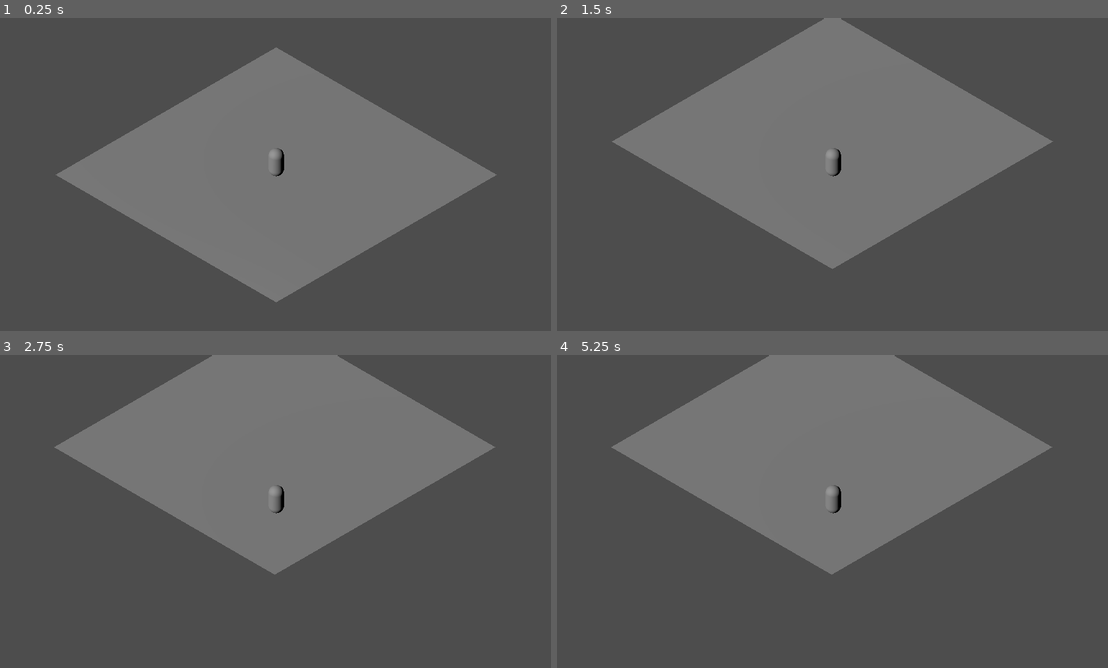
Above: before the commit, frames 1-4 (two rows, left to right).
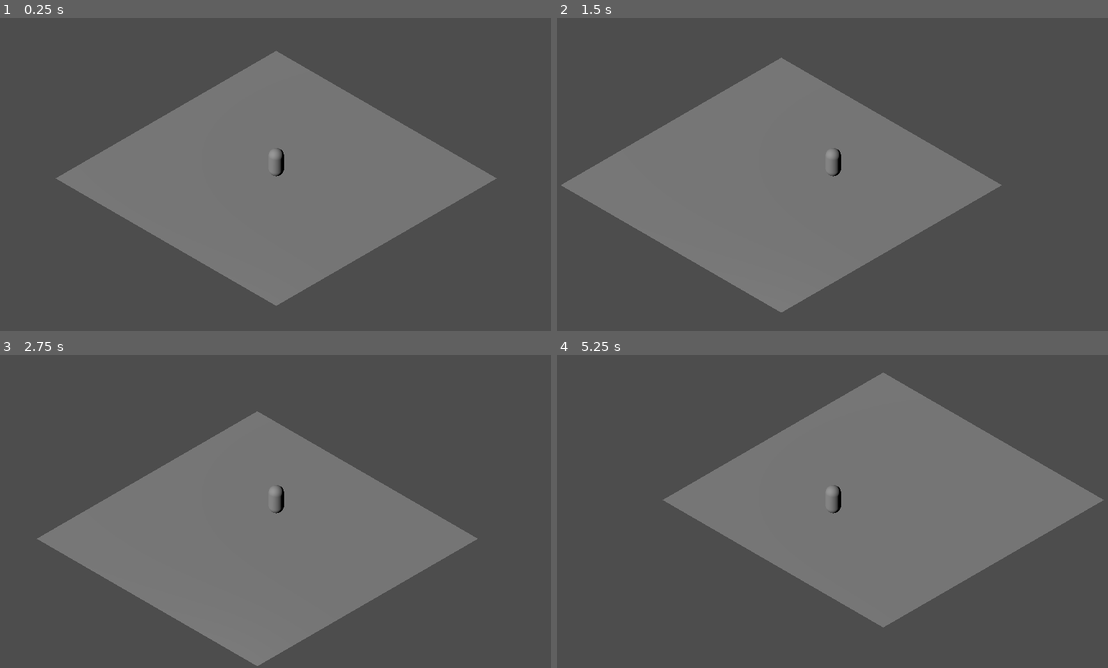
Above: after the commit, the same moments.

Repository: Cryogenic6891/MorningStar
Game: Godot game, scene res://scenes/main.tscn
Two runs of this game, one before a commit and one after it. Both use one fixed random seed, a clock stepped at 60 frames per second and the inputs below.
Inputs (mouse positions are in pixels of both pictures, inside the frame that each line leads up to):
- Up to frame 1 (0.25 s): no input
- Up to frame 2 (1.5 s): tap Enter at 0.5 s; move the mouse to (953, 158) at 0.52 s; click (953, 158) at 0.67 s; move the mouse to (722, 190) at 1.27 s; click (722, 190) at 1.42 s
- Up to frame 3 (2.75 s): move the mouse to (330, 442) at 2.02 s; click (330, 442) at 2.17 s
- Up to frame 4 (5.25 s): move the mouse to (804, 574) at 2.77 s; click (804, 574) at 2.92 s; move the mouse to (997, 558) at 3.52 s; click (997, 558) at 3.67 s; move the mouse to (667, 464) at 4.27 s; click (667, 464) at 4.42 s; move the mouse to (860, 511) at 5.02 s; click (860, 511) at 5.17 s

The runs differ from the first frame. In frame 1, 1.8% of the frame differs, in the area x 10-91%, y 9-92%; in frame 2, 21%; in frame 3, 37%, in the area x 6-90%, y 0-100%; in frame 4, 24%.

Commit message:
Fixed click to move

Diff:
--- a/morningstar/scenes/main.tscn
+++ b/morningstar/scenes/main.tscn
@@ -34,10 +34,6 @@
 size = 20.0
 script = ExtResource("1_ax2uf")
 
-[node name="RayCast3D" type="RayCast3D" parent="Player/Camera3D"]
-collide_with_areas = true
-debug_shape_custom_color = Color(1, 0, 0, 1)
-
 [node name="DirectionalLight3D" type="DirectionalLight3D" parent="Player/Camera3D"]
 transform = Transform3D(0.728706, 0.331997, -0.598971, -0.256475, 0.943281, 0.210813, 0.634987, 0, 0.772523, -0.312665, 6.96195, 11.1675)
 
--- a/morningstar/scripts/PlayerController.gd
+++ b/morningstar/scripts/PlayerController.gd
@@ -2,10 +2,8 @@
 
 #Movement Variables
 var speed = 5.0
-var target_position: Vector3 = Vector3()
 
 #References
-@onready var raycast: RayCast3D = $Camera3D/RayCast3D
 @onready var camera: Camera3D = $Camera3D
 @onready var navagent: NavigationAgent3D = $NavigationAgent3D
 
@@ -13,37 +11,32 @@
 	velocity = Vector3.ZERO
 	Input.set_mouse_mode(Input.MOUSE_MODE_VISIBLE)
 
-func _physics_process(delta):
-	if target_position != Vector3():
-		move_toward_target(delta)
+func _physics_process(_delta):
+	if navagent.is_target_reachable():
+		move_toward_target()
 
 func _input(event):
+
 	if event is InputEventMouseButton and event.button_index == MOUSE_BUTTON_LEFT and event.is_pressed():
-		update_target_position(event)
+		update_target_position()
 
-func update_target_position(event: InputEventMouseButton):
-	var ray_origin: Vector3 = camera.project_ray_origin(event.position)
-	var ray_direction: Vector3 = camera.project_ray_normal(event.position)
+func update_target_position():
+	var mouse_position = get_viewport().get_mouse_position()
+	var ray_length = 100
+	var ray_origin: Vector3 = camera.project_ray_origin(mouse_position)
+	var ray_direction: Vector3 = ray_origin + camera.project_ray_normal(mouse_position) * ray_length
+	var space = get_world_3d().direct_space_state
+	var ray_query = PhysicsRayQueryParameters3D.new()
 
-	raycast.transform.origin = ray_origin
-	raycast.target_position = ray_direction * 1000
-	raycast.force_raycast_update()
+	ray_query.from = ray_origin
+	ray_query.to = ray_direction
 
-	print("Ray origin: ", ray_origin)
-	print("Ray direction: ", ray_direction)
+	var result = space.intersect_ray(ray_query)
+	if result:
+		navagent.target_position = result.position
 
-	if raycast.is_colliding():
-		target_position = raycast.get_collision_point()
-		print("Target position set to: ", target_position)
-	else:
-		print("Raycast did not collide with any surface.")
-
-func move_toward_target(_delta):
-	var direction = (target_position - global_transform.origin).normalized()
-	velocity.x = direction.x * speed
-	velocity.z = direction.z * speed
+func move_toward_target():
+	var target_position = navagent.get_next_path_position()
+	var direction = global_position.direction_to(target_position)
+	velocity = direction * speed
 	move_and_slide()
-
-	if global_transform.origin.distance_to(target_position) < 0.1:
-		velocity = Vector3.ZERO
-		target_position = Vector3()
